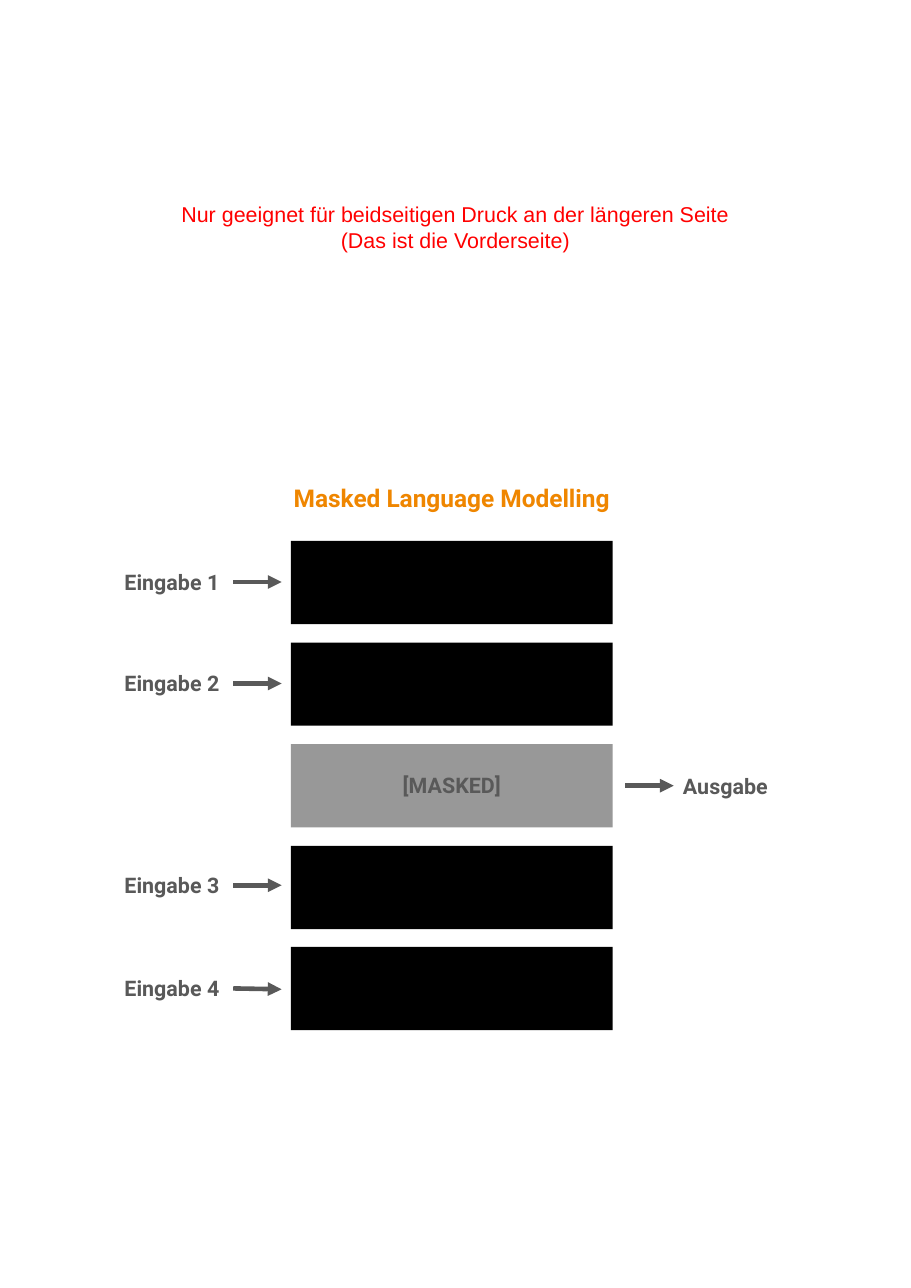
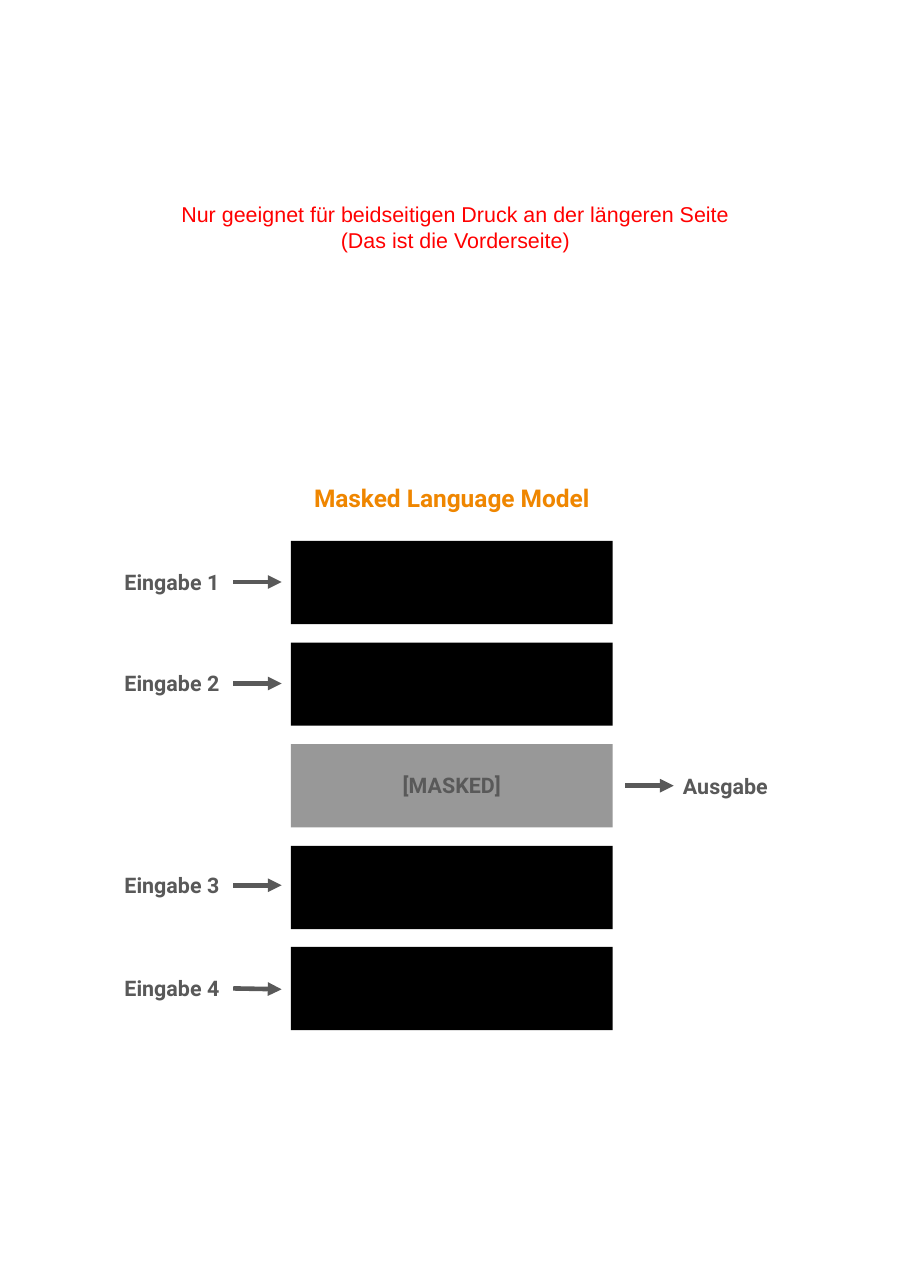
Before and after one commit to jgonsior/german_ir_nlp_demo, a slide deck: slide 2 of Wissenschaftskommunikations Artikel/sliding-window/sliding_window_cutting_template.pptx. Drawn at 911x1288 pixels with LibreOffice and Linux fonts; fonts in the diff are those of the drawing. Boxes give left, top, right and bottom in pixels: in the first picture for what was removed or moved away, otherwise in the second. Text is boxed around its words. In the diff, an @@ line names an element or a change of style, - is before the commit and + after.

```diff
--- a/Wissenschaftskommunikations Artikel/sliding-window/sliding_window_cutting_template.pptx
+++ b/Wissenschaftskommunikations Artikel/sliding-window/sliding_window_cutting_template.pptx
@@ text at <box>314,488,590,512</box>: text changed @@
-Masked Language Modelling
+Masked Language Model
```
Also in this commit, not shown: 1 other slide changed, 16 other files.
